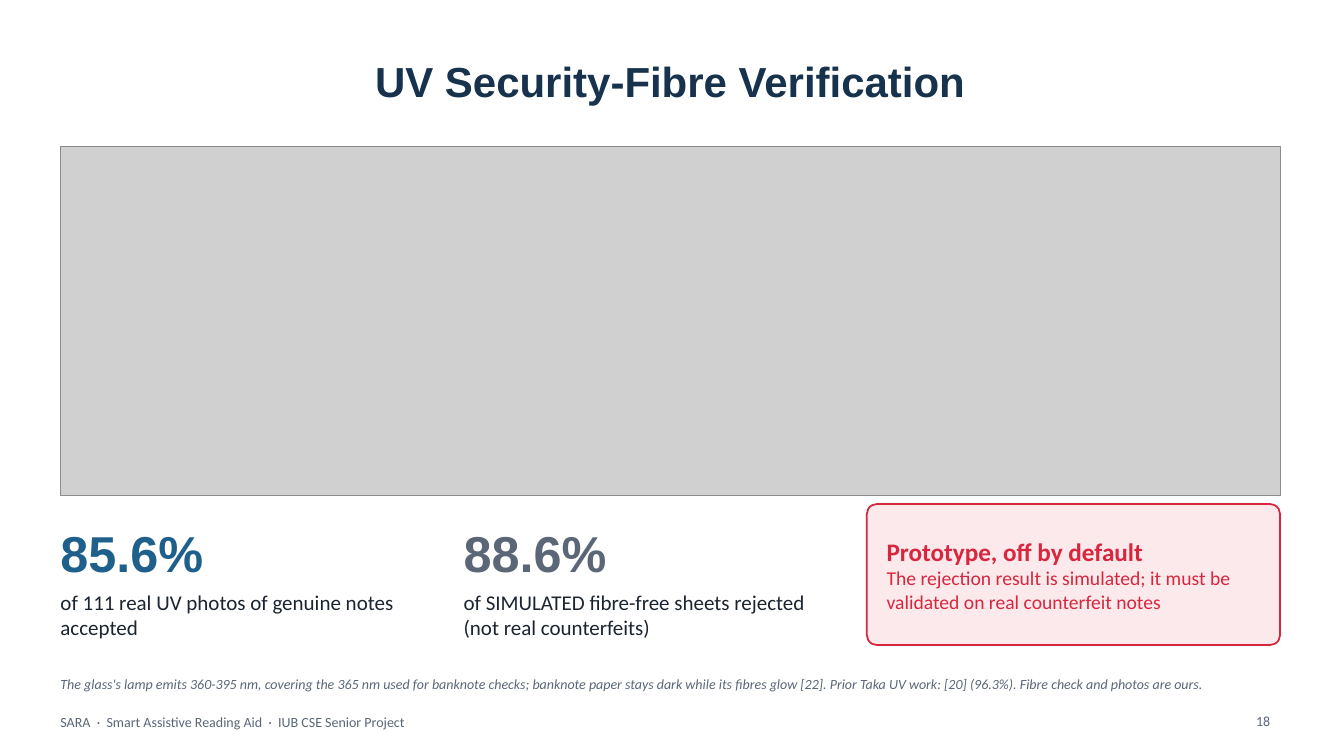
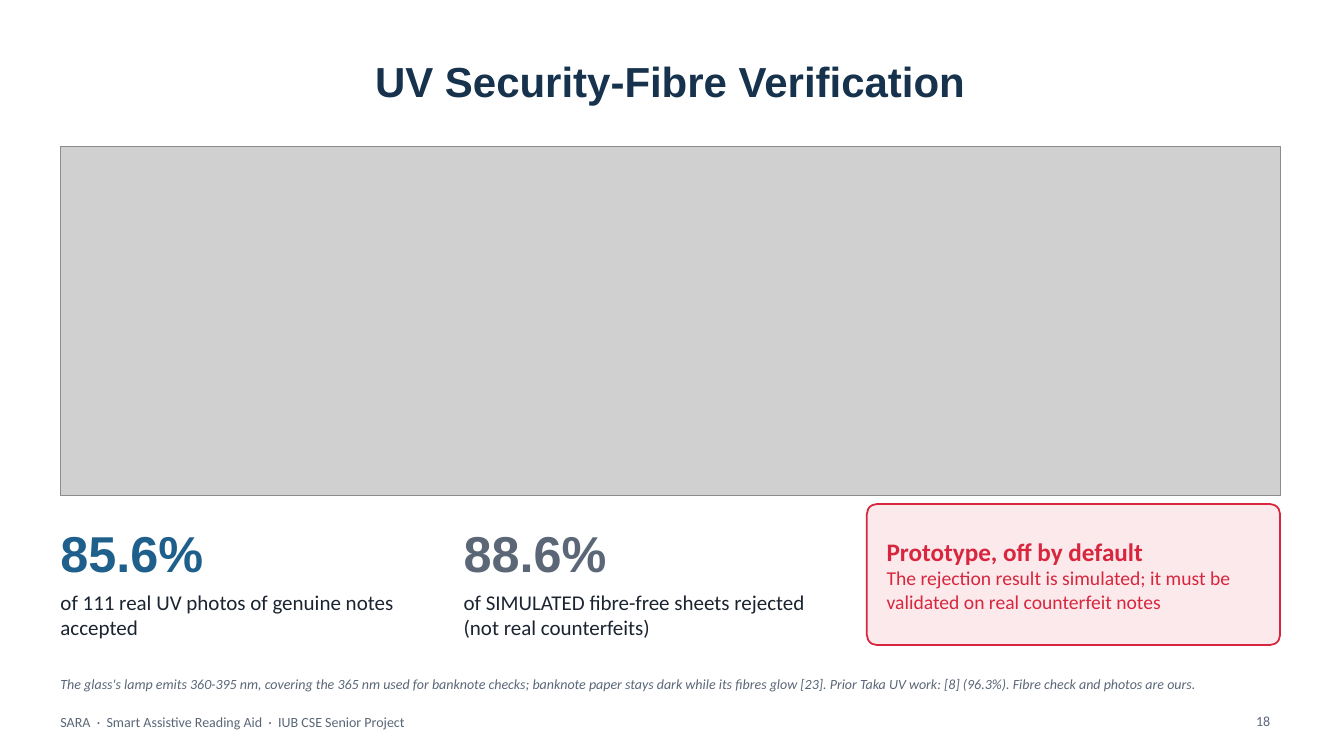
Before and after one commit to aflam330/Senior_project_wearable_glass_for_blind_people_using_ocr_and_ylo, a slide deck: slide 18 of Thesis Report and paper/thesis report/slides/SARA_Presentation_Redesigned.pptx. Drawn at 1344x756 pixels with LibreOffice and Linux fonts; fonts in the diff are those of the drawing; grey boxes stand for pictures; background and template pictures are left out. Boxes give left, top, right and bottom in pixels: in the first picture for what was removed or moved away, otherwise in the second. Text is boxed around its words. In the diff, an @@ line names an element or a change of style, - is before the commit and + after.

```diff
--- a/Thesis Report and paper/thesis report/slides/SARA_Presentation_Redesigned.pptx
+++ b/Thesis Report and paper/thesis report/slides/SARA_Presentation_Redesigned.pptx
@@ text at [60,679,1195,692]: text changed @@
-The glass's lamp emits 360-395 nm, covering the 365 nm used for banknote checks; banknote paper stays dark while its fibres glow [22]. Prior Taka UV work: [20] (96.3%). Fibre check and photos are ours.
+The glass's lamp emits 360-395 nm, covering the 365 nm used for banknote checks; banknote paper stays dark while its fibres glow [23]. Prior Taka UV work: [8] (96.3%). Fibre check and photos are ours.
```
Also in this commit, not shown: 14 other slides changed, 2 slides added, 2 slides removed, 6 other files.
